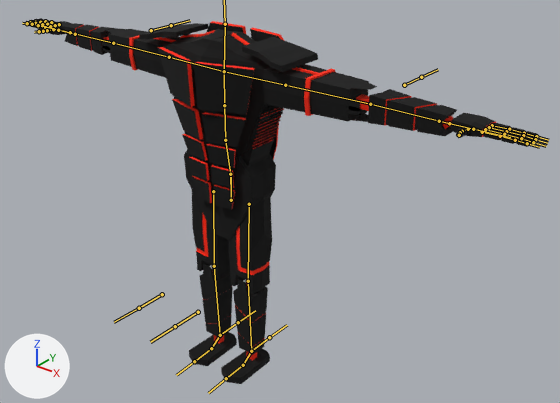
The FBX model Assets/Meshes/Animations/cyborgKatanaAnimations.fbx, before and after one commit.
Both versions are drawn from a 50 mm lens placed at (2.1, -2.26, 2.34), pointed at (0.18, 0.15, 0.85). Arrows for +X, +Y and +Z are at lower left; the lights stay in place. The bones that bend it are drawn over the model as lines.

Objects in the first picture: 'cyborgMesh'.
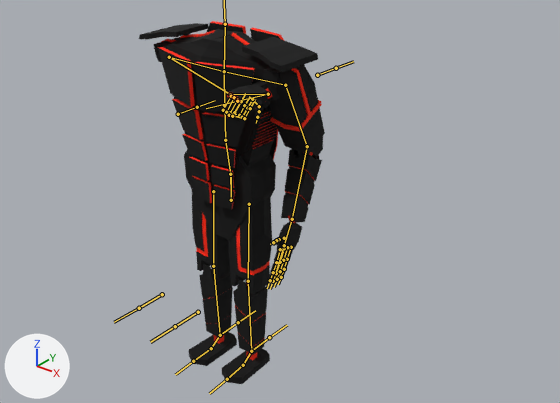
The newer file adds an action. The first version stands in its rest pose; the second is drawn at frame 7 of the action 'cyborgArmature|katanaAttack2'.

Boxes (x1, y1, x2, y2) around the edits, measured in the pictures (560 x 403 px):
'cyborgMesh', posed (64% narrower)
    before: (26, 19, 538, 384)
    after: (139, 21, 325, 384)
bone 'arm1.L', root to tip
    before: (285, 85) to (370, 104)
    after: (285, 85) to (307, 146)
bone 'arm2.L', root to tip
    before: (370, 104) to (449, 123)
    after: (307, 146) to (292, 219)
bone 'Palm.L', root to tip
    before: (449, 123) to (485, 131)
    after: (292, 219) to (284, 245)
bone 'arm1.R', root to tip
    before: (169, 57) to (113, 43)
    after: (169, 57) to (230, 94)
bone 'arm2.R', root to tip
    before: (113, 43) to (70, 32)
    after: (230, 94) to (268, 94)
bone 'Palm.R', root to tip
    before: (70, 32) to (53, 28)
    after: (268, 94) to (237, 101)
bone 'Pinky1.R', root to tip
    before: (59, 24) to (51, 22)
    after: (231, 96) to (223, 110)
bone 'Pinky2.R', root to tip
    before: (51, 22) to (45, 21)
    after: (223, 110) to (234, 112)
bone 'Pinky3.R', root to tip
    before: (45, 21) to (40, 21)
    after: (234, 112) to (240, 103)
bone 'Ring1.R', root to tip
    before: (55, 25) to (47, 24)
    after: (234, 97) to (226, 112)
bone 'Ring2.R', root to tip
    before: (47, 24) to (40, 22)
    after: (226, 112) to (239, 115)
bone 'Ring3.R', root to tip
    before: (40, 22) to (35, 21)
    after: (239, 115) to (244, 105)
bone 'Middle1.R', root to tip
    before: (50, 26) to (42, 24)
    after: (237, 99) to (229, 115)
bone 'Middle2.R', root to tip
    before: (42, 24) to (35, 23)
    after: (229, 115) to (242, 117)
bone 'Middle3.R', root to tip
    before: (35, 23) to (30, 22)
    after: (242, 117) to (247, 108)
bone 'Index1.R', root to tip
    before: (45, 27) to (38, 25)
    after: (241, 101) to (232, 116)
bone 'Index2.R', root to tip
    before: (38, 25) to (32, 24)
    after: (232, 116) to (244, 118)
bone 'Index3.R', root to tip
    before: (32, 24) to (27, 23)
    after: (244, 118) to (250, 108)
bone 'Thumb1.R', root to tip
    before: (53, 29) to (47, 30)
    after: (252, 99) to (259, 106)
bone 'Thumb2.R', root to tip
    before: (47, 30) to (43, 31)
    after: (259, 106) to (259, 111)
bone 'Thumb3.R', root to tip
    before: (43, 31) to (39, 31)
    after: (259, 111) to (257, 117)

The edits, one by one:
Bone 'arm1.L' (bone_arm1_l) turns from (0, 0, 0) to (-36, -5, -91) degrees about its own x, y and z.
Bone 'arm2.L' (bone_arm2_l) turns from (0, 0, 0) to (49, -3, 6) degrees about its own x, y and z.
Bone 'Palm.L' (bone_palm_l) turns from (0, 0, 0) to (-6, -1, -11) degrees about its own x, y and z.
Bone 'arm1.R' (bone_arm1_r) turns from (0, 0, 0) to (-2, -56, 168) degrees about its own x, y and z.
Bone 'arm2.R' (bone_arm2_r) turns from (0, 0, 0) to (32, 1, -4) degrees about its own x, y and z.
Bone 'Palm.R' (bone_palm_r) turns from (0, 0, 0) to (-54, -118, -41) degrees about its own x, y and z.
Bone 'Pinky1.R' (bone_pinky1_r) moves from (0.0, 0.0, 0.0) to (-0.003, 0.0, 0.0).
Bone 'Pinky1.R' (bone_pinky1_r) turns from (0, 0, 0) to (4, 2, 52) degrees about its own x, y and z.
Bone 'Pinky2.R' (bone_pinky2_r) turns from (0, 0, 0) to (0, 0, 104) degrees about its own x, y and z.
Bone 'Pinky3.R' (bone_pinky3_r) turns from (0, 0, 0) to (0, 0, 70) degrees about its own x, y and z.
Bone 'Ring1.R' (bone_ring1_r) moves from (0.0, 0.0, 0.0) to (-0.001, 0.0, 0.0).
Bone 'Ring1.R' (bone_ring1_r) turns from (0, 0, 0) to (4, 2, 52) degrees about its own x, y and z.
Bone 'Ring2.R' (bone_ring2_r) turns from (0, 0, 0) to (0, 0, 104) degrees about its own x, y and z.
Bone 'Ring3.R' (bone_ring3_r) turns from (0, 0, 0) to (0, 0, 70) degrees about its own x, y and z.
Bone 'Middle1.R' (bone_middle1_r) moves from (0.0, 0.0, 0.0) to (0.001, 0.0, 0.0).
Bone 'Middle1.R' (bone_middle1_r) turns from (0, 0, 0) to (4, 2, 52) degrees about its own x, y and z.
Bone 'Middle2.R' (bone_middle2_r) turns from (0, 0, 0) to (0, 0, 104) degrees about its own x, y and z.
Bone 'Middle3.R' (bone_middle3_r) turns from (0, 0, 0) to (0, 0, 70) degrees about its own x, y and z.
Bone 'Index1.R' (bone_index1_r) moves from (0.0, 0.0, 0.0) to (0.002, -0.001, 0.0).
Bone 'Index1.R' (bone_index1_r) turns from (0, 0, 0) to (4, 2, 52) degrees about its own x, y and z.
Bone 'Index2.R' (bone_index2_r) turns from (0, 0, 0) to (0, 0, 104) degrees about its own x, y and z.
Bone 'Index3.R' (bone_index3_r) turns from (0, 0, 0) to (0, 0, 70) degrees about its own x, y and z.
Bone 'Thumb1.R' (bone_thumb1_r) turns from (0, 0, 0) to (18, -1, -27) degrees about its own x, y and z.
Bone 'Thumb2.R' (bone_thumb2_r) turns from (0, 0, 0) to (-34, -10, 31) degrees about its own x, y and z.
Bone 'Thumb3.R' (bone_thumb3_r) turns from (0, 0, 0) to (-18, -66, 13) degrees about its own x, y and z.
